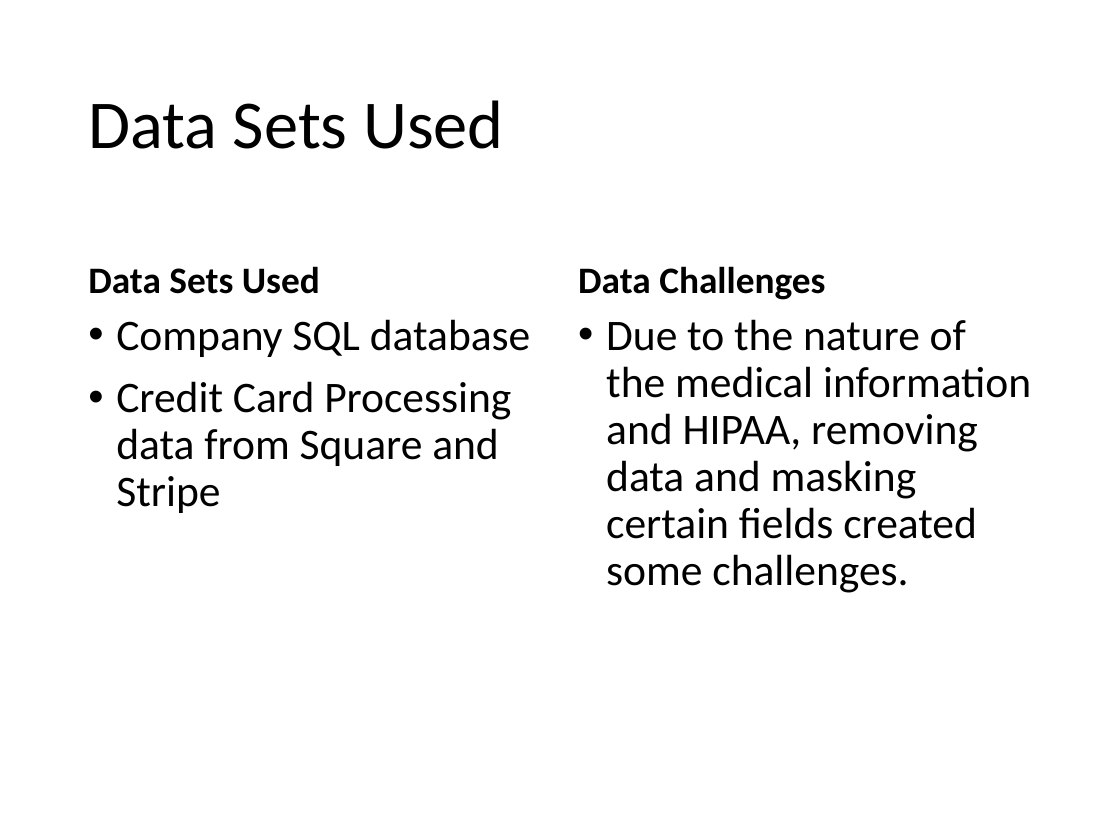
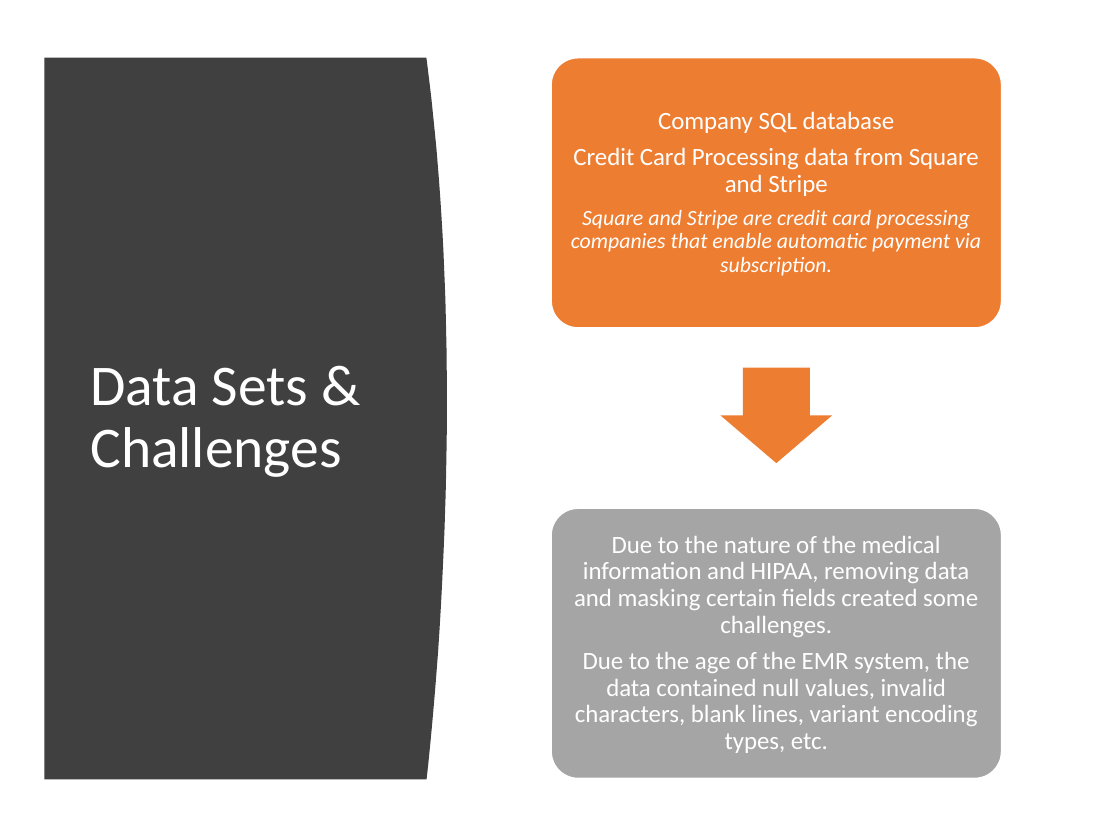
Before and after one commit to MarkovCredit/FinalPush_Churn, a slide deck: slide 8 of project outline.pptx (slide 6 before the commit). Drawn at 1120x840 pixels with LibreOffice and Linux fonts; fonts in the diff are those of the drawing. Boxes give left, top, right and bottom in pixels: in the first picture for what was removed or moved away, otherwise in the second. Text is boxed around its words. In the diff, an @@ line names an element or a change of style, - is before the commit and + after.

```diff
--- a/project outline.pptx
+++ b/project outline.pptx
@@ freeform shape added at [45, 58, 447, 780], fill #404040 @@
@@ text removed at [88, 266, 320, 294] @@
-Data Sets Used
@@ text removed at [578, 266, 825, 300] @@
-Data Challenges
@@ text removed at [116, 319, 531, 513] @@
-• Company SQL database
-• Credit Card Processing data from Square and Stripe
@@ title at [90, 367, 341, 477]: text changed; size 44 to 37 pt; text colour #000000 to #FFFFFF @@
-Data Sets Used
+Data Sets & Challenges
@@ group added at [551, 58, 1001, 778]: 2 rounded rectangles, 1 text, 1 right arrow @@
+Company SQL database
+Credit Card Processing data from Square and Stripe
+Square and Stripe are credit card processing companies that enable automatic payment via subscription.
@@ text "Due to the nature of ...": place and size @@
-text "Due to the nature of ..." at [606, 319, 1031, 593]
+text "Due to the nature of ..." at [574, 536, 978, 753]
@@ text "Due to the nature of ..." at [574, 536, 978, 753]: vertical alignment top to middle @@
@@ text at [574, 536, 978, 637]: size 28 to 16 pt, text colour #000000 to #FFFFFF in "Due to the nature of the medical ..."; alignment left to centre; bullet • to none; less space between paragraphs @@
@@ text at [575, 652, 977, 753]: paragraph added @@
+Due to the age of the EMR system, the data contained null values, invalid characters, blank lines, variant encoding types, etc.
```
Also in this commit, not shown: 4 other slides changed, 4 slides added, 1 slide removed.
